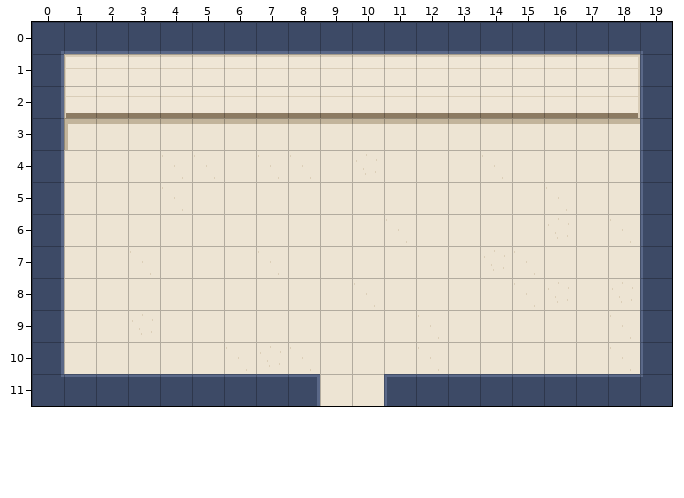
Two versions of a level (Tiled map (JSON), public/assets/maps/brain/coffee-am.tmj). Above: the version before the commit.
Cells are 32x32 px. Shown: x 0..19, y 0..11.
Now the later version:
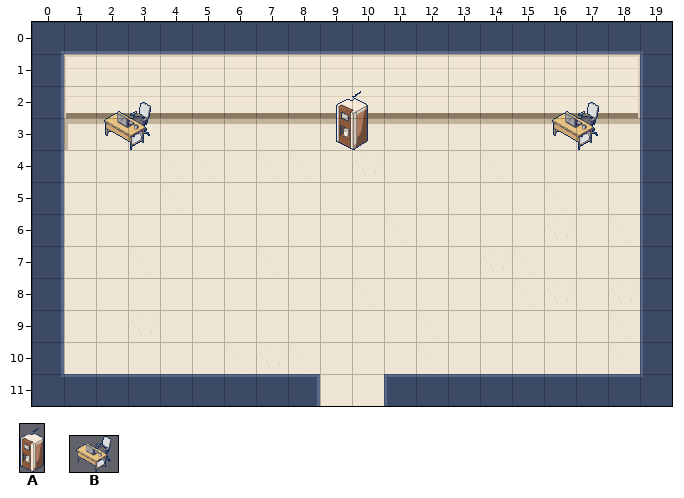
Key: from "props": A 0 "prop-coffee-machine-on", B 1 "prop-office-desk".
Objects are placed by their top-left corner, in cells (3,4 is the top-left corner of cell 3,4); size is 1x1 cell unless given.
From old to new:
Layer "props" (added):
added: A "coffee-machine-on" at 9.5,2 size 1x2
added: B "office-desk" at 2,2.5 size 2x1.5
added: B "office-desk" at 16,2.5 size 2x1.5
